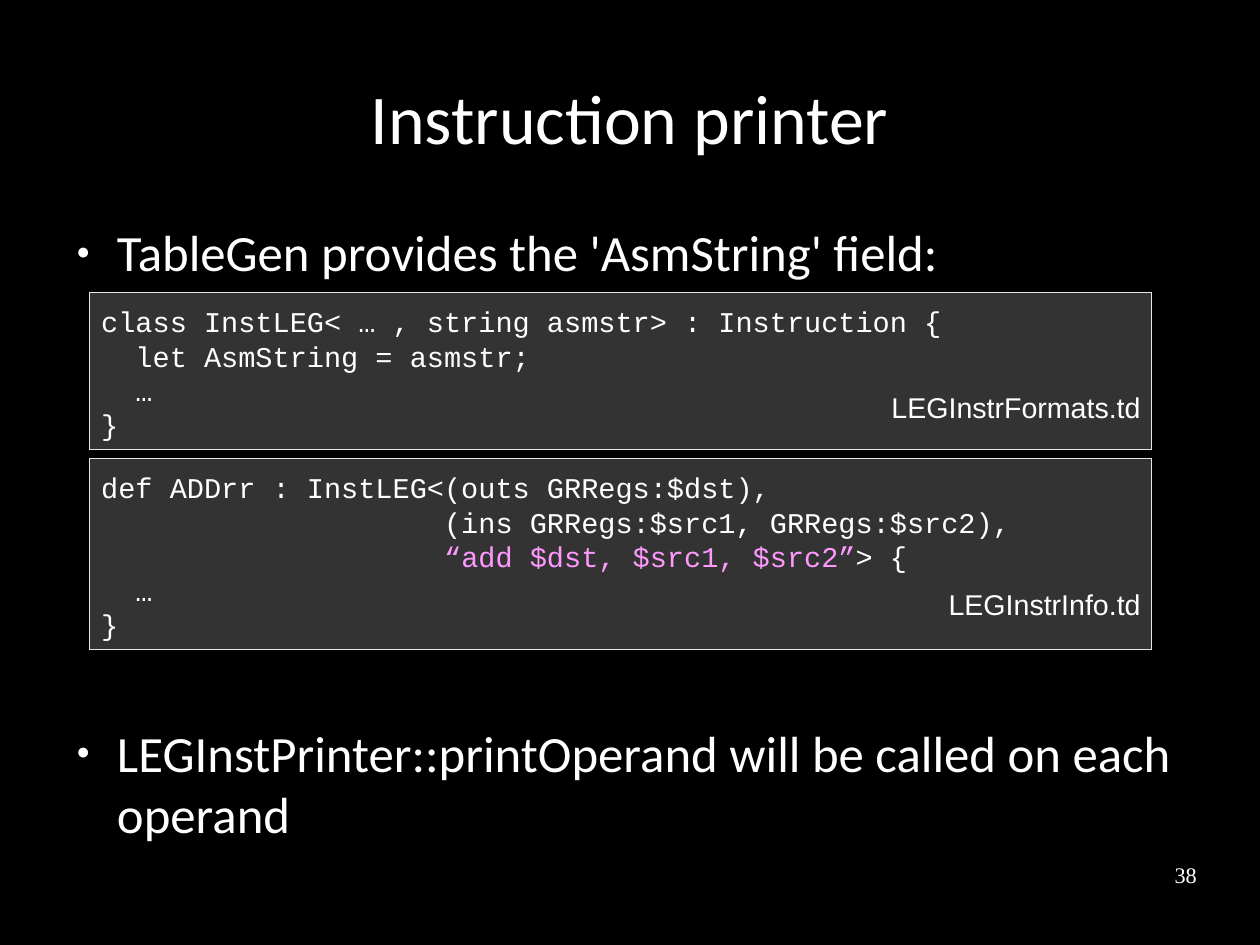
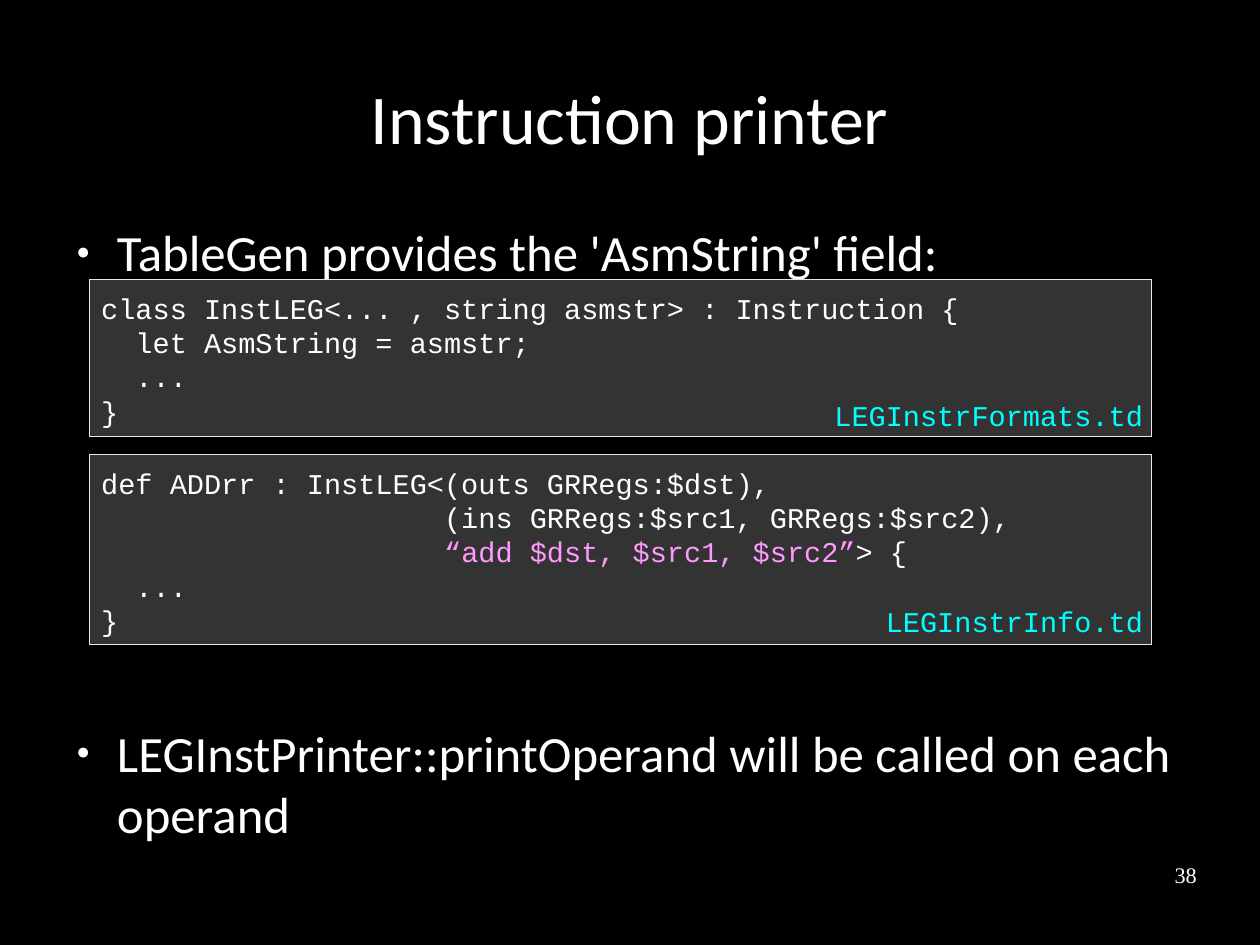
Before and after one commit to frasercrmck/llvm-leg, a slide deck: slide 38 of docs/Codeplay/Slides.odp. Drawn at 1260x945 pixels with LibreOffice and Linux fonts; fonts in the diff are those of the drawing. Boxes give left, top, right and bottom in pixels: in the first picture for what was removed or moved away, otherwise in the second. Text is boxed around its words. In the diff, an @@ line names an element or a change of style, - is before the commit and + after.

Commit message:
Fixing encoding table layout.

```diff
--- a/docs/Codeplay/Slides.odp
+++ b/docs/Codeplay/Slides.odp
@@ text in rectangle at (x1=90, y1=279, x2=1153, y2=436): text changed @@
-…
+...
@@ rectangle "class InstLEG<... , string asmstr> ..." moved from (x1=90, y1=293, x2=1153, y2=449) to (x1=90, y1=279, x2=1153, y2=436) @@
@@ text in rectangle at (x1=101, y1=298, x2=925, y2=325): text changed @@
-class InstLEG< … , string asmstr> : Instruction {
+class InstLEG<... , string asmstr> : Instruction {
@@ text "LEGInstrFormats.td" moved from (x1=891, y1=397, x2=1140, y2=419) to (x1=834, y1=406, x2=1143, y2=427) @@
@@ text "LEGInstrFormats.td" at (x1=834, y1=406, x2=1143, y2=427): font Arial to Courier New, text colour #FFFFFF to #00FFFF @@
@@ text in rectangle at (x1=90, y1=455, x2=1153, y2=645): text changed @@
-…
+...
@@ rectangle "def ADDrr : InstLEG<(outs GRRegs:$dst)," moved from (x1=90, y1=460, x2=1153, y2=649) to (x1=90, y1=455, x2=1153, y2=645) @@
@@ text "LEGInstrInfo.td" at (x1=886, y1=612, x2=1143, y2=633): font Arial to Courier New, text colour #FFFFFF to #00FFFF @@
@@ text "LEGInstrInfo.td" moved from (x1=949, y1=594, x2=1141, y2=616) to (x1=886, y1=612, x2=1143, y2=633) @@
```
Also in this commit, not shown: 3 other slides changed.
